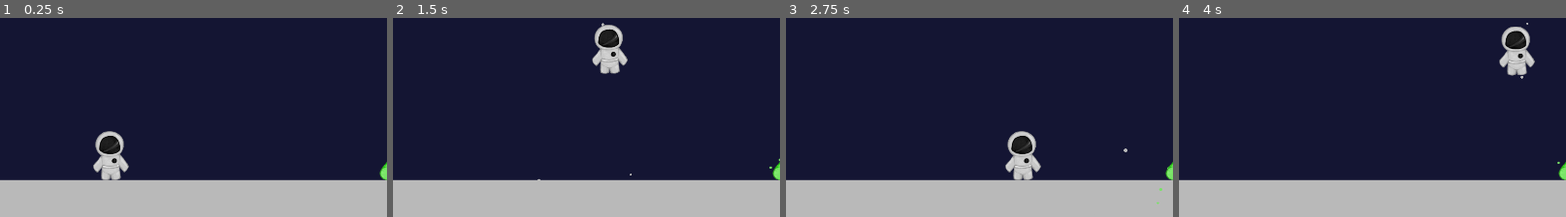
Above: before the commit, frames 1-4 (left to right).
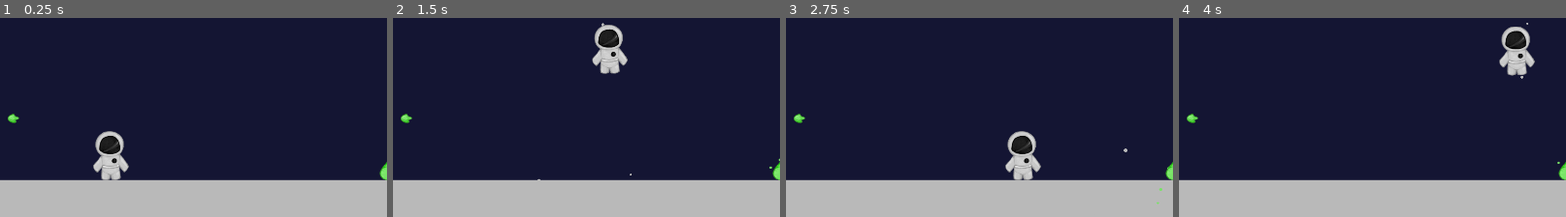
Above: after the commit, the same moments.

Repository: 7riciu/out-of-space
Game: Godot game, scene res://scenes/game.tscn
Same seed, same stepped clock (60 frames per second), same inputs: the game is played once before the commit and once after it.
Inputs:
- Up to frame 1 (0.25 s): no input
- Up to frame 2 (1.5 s): tap Enter at 0.5 s; hold D (Right) from 0.53 s (still down); tap E (e) at 0.6, 1.35 s; tap Space (Jump) at 0.77 s
- Up to frame 3 (2.75 s): tap Space (Jump) at 1.52 s; release D (Right) at 2.03 s; hold A (Left) from 2.03 s (still down); tap Alt at 2.1 s; tap E (e) at 2.3 s
- Up to frame 4 (4 s): release A (Left) at 2.78 s; hold D (Right) from 2.78 s (still down); tap Shift at 2.85 s; tap Space (Jump) at 3.02, 3.77 s; tap E (e) at 3.05, 3.6 s
The pictures show only the part of the screen within x 25-74%, y 26-76%; the shares and areas given below are measured in that part.

The runs differ from the first frame. In frame 1, 0.1% of the frame differs, in the area x 2-6%, y 48-53%; in frame 2, 0.1%; in frame 3, 0.1%; in frame 4, 0.1%.

Commit message:
Added a spore that spawns at a random position and attacks the player

Diff:
--- a/scenes/game.tscn
+++ b/scenes/game.tscn
@@ -1,8 +1,9 @@
-[gd_scene load_steps=9 format=3 uid="uid://sl735eiihohs"]
+[gd_scene load_steps=10 format=3 uid="uid://sl735eiihohs"]
 
 [ext_resource type="Texture2D" uid="uid://dxdn7ilxq0ya5" path="res://assets/tiles.png" id="1_p57ef"]
 [ext_resource type="PackedScene" uid="uid://sppvkherfsvq" path="res://scenes/player.tscn" id="1_uwrxv"]
 [ext_resource type="PackedScene" uid="uid://cu4qowh6yclp5" path="res://scenes/slime.tscn" id="3_p57ef"]
+[ext_resource type="PackedScene" uid="uid://bbjhkthmde1oi" path="res://scenes/storm.tscn" id="3_u5sy4"]
 [ext_resource type="PackedScene" uid="uid://r5ssygbbay74" path="res://scenes/sprout_plant1.tscn" id="4_u5sy4"]
 [ext_resource type="PackedScene" uid="uid://ckrn2n4ids7du" path="res://scenes/sprout_plant2.tscn" id="5_gee14"]
 [ext_resource type="PackedScene" uid="uid://bnbn8gydtsmf1" path="res://scenes/calm_plant.tscn" id="6_0tnpc"]
@@ -743,6 +744,8 @@
 layer_0/tile_data = PackedInt32Array(3080193, 1703937, 42, 3145729, 1703937, 42, 3211265, 1703937, 42, 3276801, 1703937 …(231835 unchanged characters)…
 metadata/col = false
 
+[node name="Storm" parent="." instance=ExtResource("3_u5sy4")]
+
 [node name="player" parent="." instance=ExtResource("1_uwrxv")]
 position = Vector2(746, 684)
 
--- a/scenes/slime_heart.tscn
+++ b/scenes/slime_heart.tscn
@@ -19,6 +19,21 @@
 
 [sub_resource type="CircleShape2D" id="CircleShape2D_c787a"]
 radius = 10.198039
+
+[sub_resource type="Animation" id="Animation_d62ig"]
+length = 0.001
+tracks/0/type = "value"
+tracks/0/imported = false
+tracks/0/enabled = true
+tracks/0/path = NodePath("AnimatedSprite2D:position")
+tracks/0/interp = 1
+tracks/0/loop_wrap = true
+tracks/0/keys = {
+"times": PackedFloat32Array(0),
+"transitions": PackedFloat32Array(1),
+"update": 0,
+"values": [Vector2(0, 0)]
+}
 
 [sub_resource type="Animation" id="Animation_c787a"]
 resource_name = "slime_befriend"
@@ -47,21 +62,6 @@
 "values": [Vector2(0, 0), Vector2(0, -30)]
 }
 
-[sub_resource type="Animation" id="Animation_d62ig"]
-length = 0.001
-tracks/0/type = "value"
-tracks/0/imported = false
-tracks/0/enabled = true
-tracks/0/path = NodePath("AnimatedSprite2D:position")
-tracks/0/interp = 1
-tracks/0/loop_wrap = true
-tracks/0/keys = {
-"times": PackedFloat32Array(0),
-"transitions": PackedFloat32Array(1),
-"update": 0,
-"values": [Vector2(0, 0)]
-}
-
 [sub_resource type="AnimationLibrary" id="AnimationLibrary_q0vrk"]
 _data = {
 &"RESET": SubResource("Animation_d62ig"),
--- /dev/null
+++ b/scenes/storm.tscn
@@ -0,0 +1,6 @@
+[gd_scene load_steps=2 format=3 uid="uid://bbjhkthmde1oi"]
+
+[ext_resource type="Script" uid="uid://cbot5jqkrhceg" path="res://scripts/storm.gd" id="1_iee56"]
+
+[node name="Storm" type="Area2D"]
+script = ExtResource("1_iee56")
--- /dev/null
+++ b/scenes/storm_attack_particle.tscn
@@ -0,0 +1,33 @@
+[gd_scene load_steps=6 format=3 uid="uid://o6ucajjfyfrr"]
+
+[ext_resource type="Texture2D" uid="uid://dc3i3l88vt6uv" path="res://assets/slime_splash.png" id="1_b1tpw"]
+[ext_resource type="Script" uid="uid://b88b3v2nh6qmt" path="res://scripts/storm_attack_particle.gd" id="1_o7uif"]
+
+[sub_resource type="AtlasTexture" id="AtlasTexture_e674d"]
+atlas = ExtResource("1_b1tpw")
+region = Rect2(0, 0, 29, 23)
+
+[sub_resource type="SpriteFrames" id="SpriteFrames_qgu8t"]
+animations = [{
+"frames": [{
+"duration": 1.0,
+"texture": SubResource("AtlasTexture_e674d")
+}],
+"loop": true,
+"name": &"default",
+"speed": 5.0
+}]
+
+[sub_resource type="CircleShape2D" id="CircleShape2D_qbh0h"]
+radius = 15.524175
+
+[node name="Area2D" type="Area2D"]
+script = ExtResource("1_o7uif")
+
+[node name="AnimatedSprite2D" type="AnimatedSprite2D" parent="."]
+sprite_frames = SubResource("SpriteFrames_qgu8t")
+
+[node name="CollisionShape2D" type="CollisionShape2D" parent="."]
+shape = SubResource("CircleShape2D_qbh0h")
+
+[node name="AnimationPlayer" type="AnimationPlayer" parent="."]
--- /dev/null
+++ b/scripts/storm.gd
@@ -0,0 +1,9 @@
+extends Area2D
+@onready var storm_attack_particle_scene = preload("res://scenes/storm_attack_particle.tscn")
+@onready var storm_attack_particle_instance = null
+
+func _process(_delta: float) -> void:
+	if storm_attack_particle_instance == null:
+		storm_attack_particle_instance = storm_attack_particle_scene.instantiate()
+		storm_attack_particle_instance.global_position = Vector2(randi_range(100, 1000), randi_range(500, 700))
+		get_tree().current_scene.add_child(storm_attack_particle_instance)
--- /dev/null
+++ b/scripts/storm_attack_particle.gd
@@ -0,0 +1,20 @@
+extends Area2D
+
+@onready var player = get_tree().get_first_node_in_group("player")
+var can_interact = false
+
+func _ready() -> void:
+	self.body_entered.connect(on_body_entered)
+	self.body_exited.connect(on_body_exited)
+
+func _process(_delta: float) -> void:
+	if can_interact:
+		player.health -= 10
+
+func on_body_entered(body):
+	if body.is_in_group("player"):
+		can_interact = true
+
+func on_body_exited(body):
+	if body.is_in_group("player"):
+		can_interact = false
Not shown, added: scripts/storm.gd.uid
Not shown, added: scripts/storm_attack_particle.gd.uid
